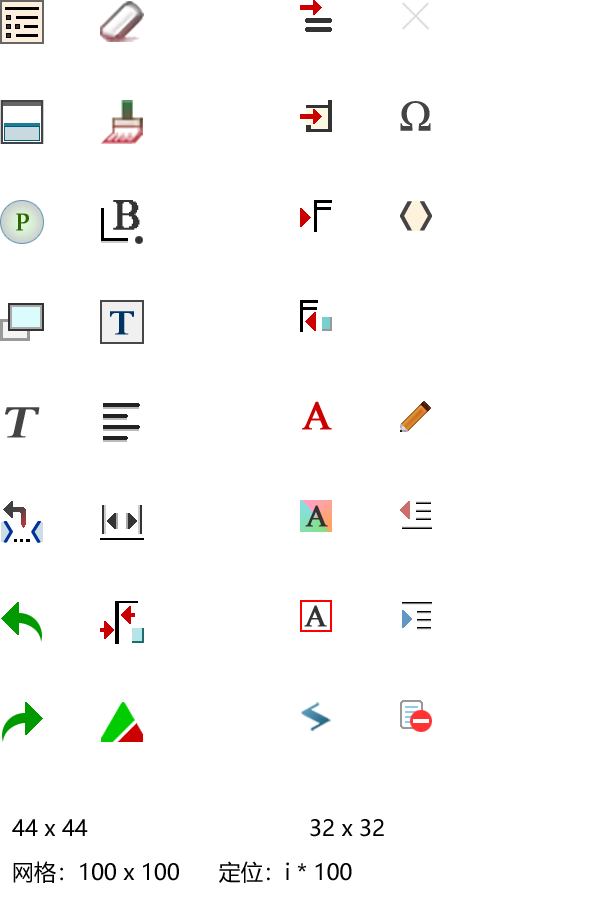
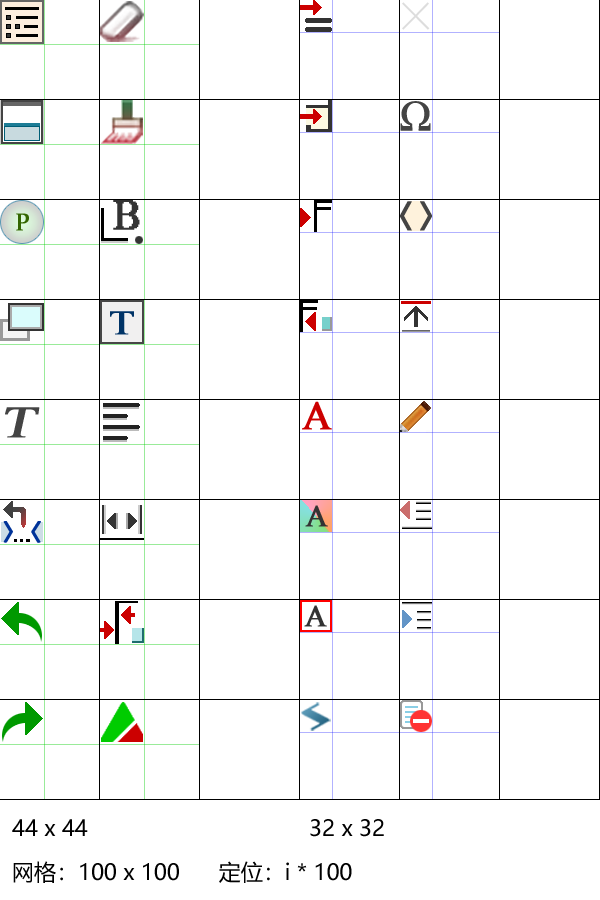
Layer changes from the first 600x900 image to the second:
added group "to-Top" with 4 layers in group "32x32" over [401, 301, 431, 332]
added layer "颜色填充 112" in group "to-Top" over [401, 301, 431, 304]
added layer "颜色填充 113" in group "to-Top" over [404, 306, 428, 327]
added layer "颜色填充 115" in group "to-Top" over [402, 330, 430, 331]
added layer "颜色填充 114" in group "to-Top" over [402, 331, 430, 332]
showed group "网格" (5 layers) over [0, 0, 600, 800]
painted on "网格-100x100" over [0, 0, 600, 800]
"44-竖": opacity 100% → 40%, painted on it over [44, 0, 245, 799]
"44-横": opacity 100% → 40%, painted on it over [0, 44, 300, 745]
"32-竖": opacity 100% → 30%, painted on it over [332, 0, 533, 799]
"32-横": opacity 100% → 30%, painted on it over [300, 32, 600, 733]
showed "背景" (2nd of 2) over [0, 0, 600, 800]
